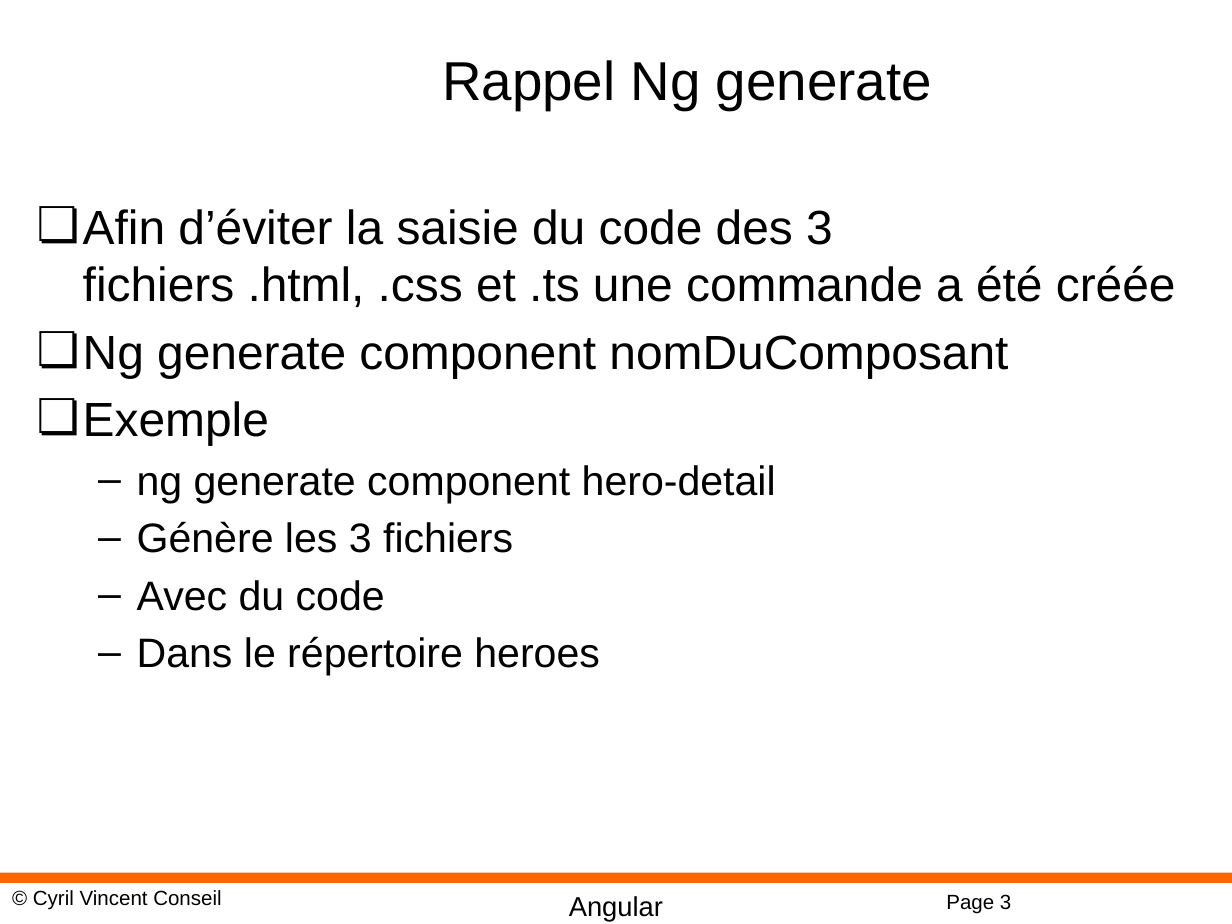
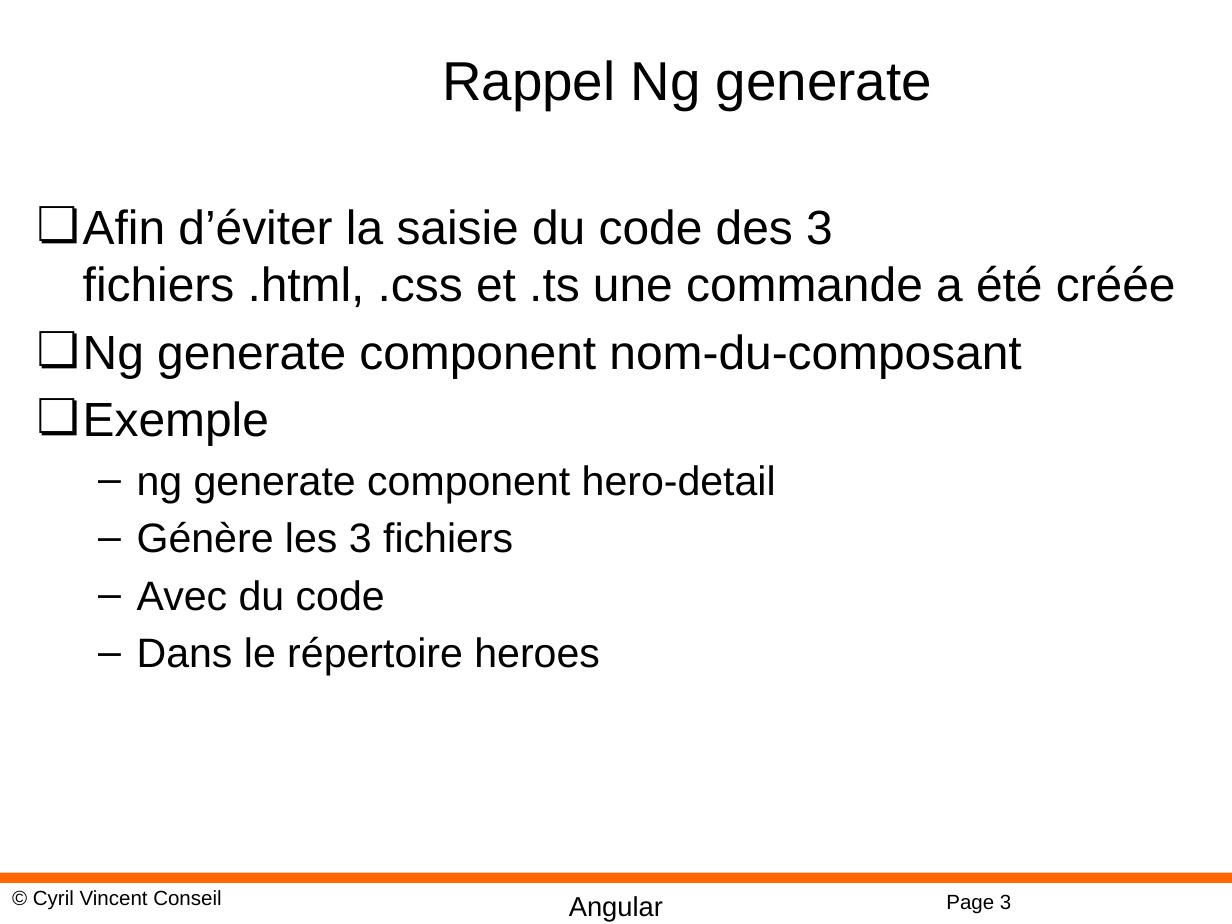
Before and after one commit to cyrilvincent/angular, a slide deck: slide 3 of PPT/Angular12-Components.pptx. Drawn at 1232x924 pixels with LibreOffice and Linux fonts; fonts in the diff are those of the drawing; background and template pictures are left out. Boxes give left, top, right and bottom in pixels: in the first picture for what was removed or moved away, otherwise in the second. Text is boxed around its words. In the diff, an @@ line names an element or a change of style, - is before the commit and + after.

```diff
--- a/PPT/Angular12-Components.pptx
+++ b/PPT/Angular12-Components.pptx
@@ text at (83, 334, 1021, 378): text changed @@
-❏ Ng generate component nomDuComposant
+❏ Ng generate component nom-du-composant
```
Also in this commit, not shown: 3 other files.
